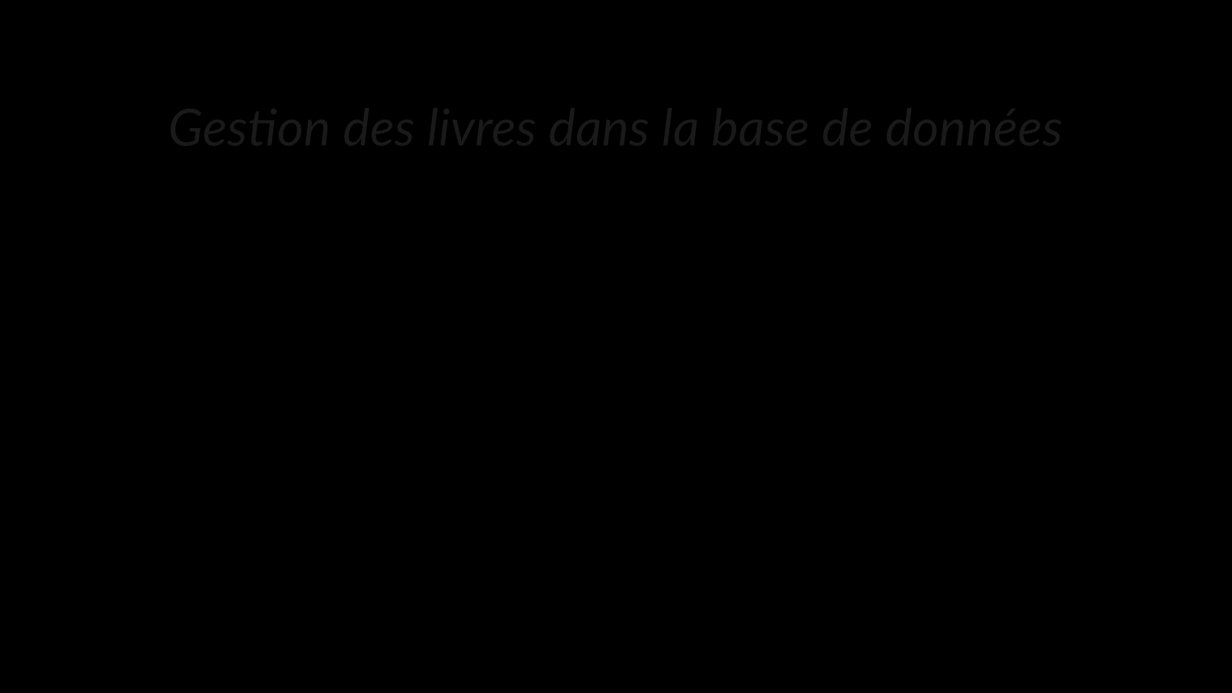
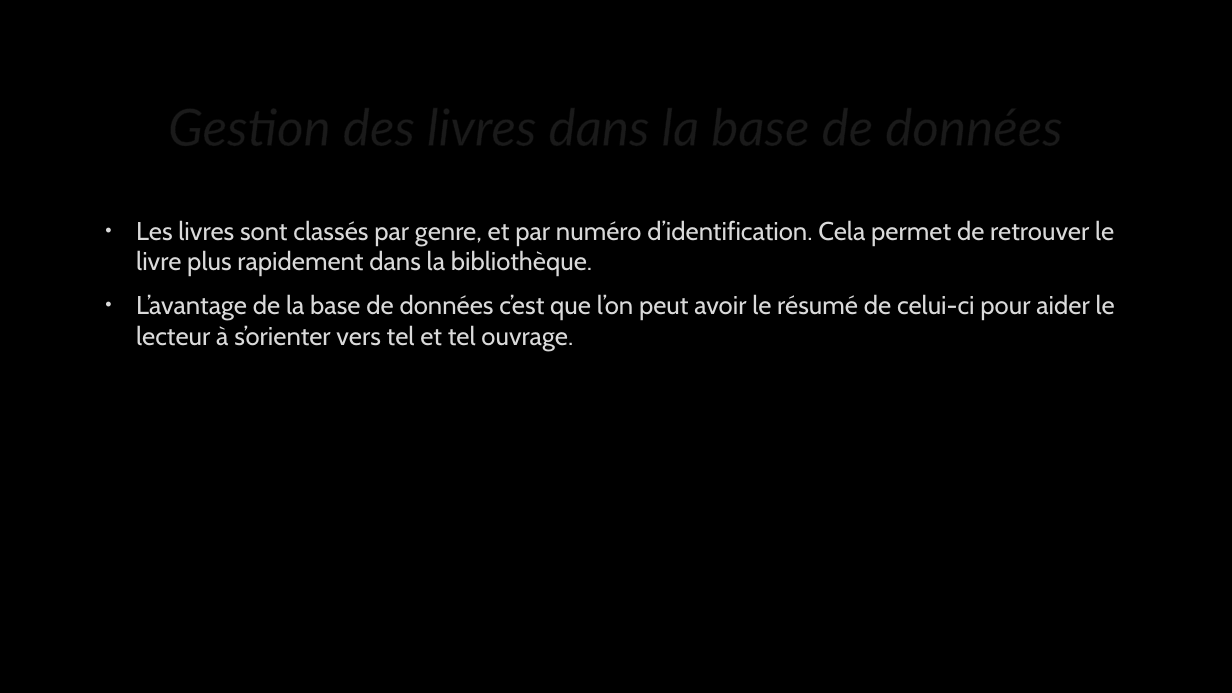
Before and after one commit to MeillatTristan/Campus-Contest-2, a slide deck: slide 5 of Campus Contest 2.pptx. Drawn at 1232x693 pixels with LibreOffice and Linux fonts; fonts in the diff are those of the drawing; background and template pictures are left out. Boxes give left, top, right and bottom in pixels: in the first picture for what was removed or moved away, otherwise in the second. Text is boxed around its words. In the diff, an @@ line names an element or a change of style, - is before the commit and + after.

```diff
--- a/Campus Contest 2.pptx
+++ b/Campus Contest 2.pptx
@@ text added at (x1=136, y1=220, x2=1115, y2=351), 20 pt, text #DADADA @@
+• Les livres sont classés par genre, et par numéro d’identification. Cela permet de retrouver le livre plus rapidement dans la bibliothèque.
+• L’avantage de la base de données c’est que l’on peut avoir le résumé de celui-ci pour aider le lecteur à s’orienter vers tel et tel ouvrage.
```
Also in this commit, not shown: 3 other slides changed.
